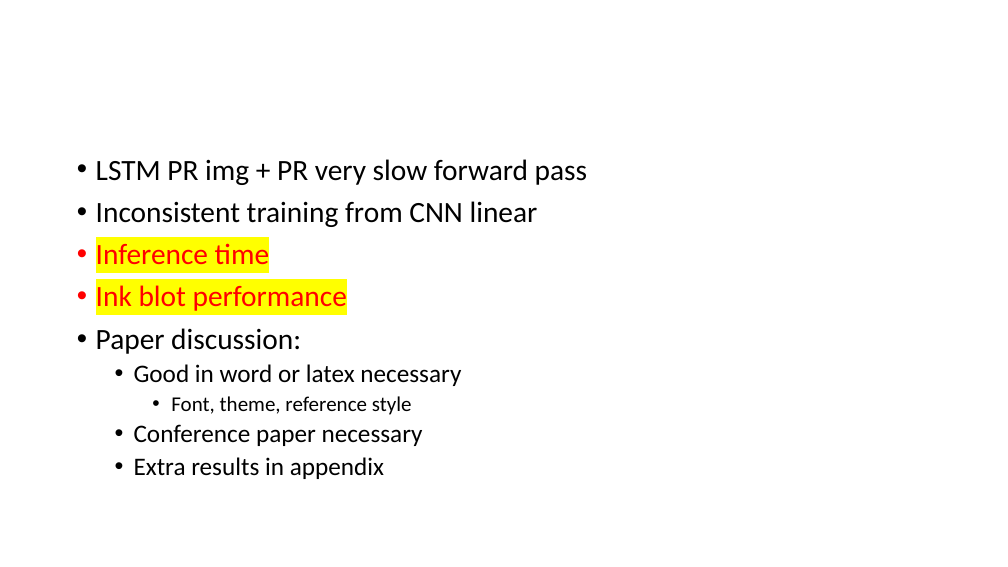
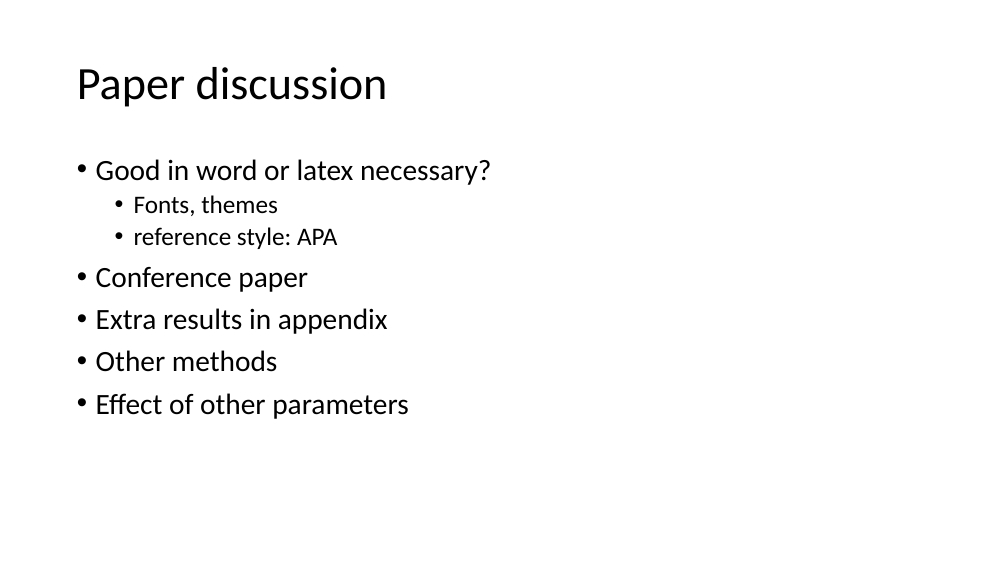
Before and after one commit to lancedw/3D-state-prediction-for-surface-vessels-using-IMU-data-and-images, a slide deck: slide 8 of Documentation/Presentations/Meeting 20-05-2022.pptx (slide 2 before the commit). Drawn at 1008x567 pixels with LibreOffice and Linux fonts; fonts in the diff are those of the drawing. Boxes give left, top, right and bottom in pixels: in the first picture for what was removed or moved away, otherwise in the second. Text is boxed around its words. In the diff, an @@ line names an element or a change of style, - is before the commit and + after.

Commit message:
paper

```diff
--- a/Documentation/Presentations/Meeting 20-05-2022.pptx
+++ b/Documentation/Presentations/Meeting 20-05-2022.pptx
@@ title added at [77,67,388,107], 44 pt, text #000000 @@
+Paper discussion
@@ text at [96,159,491,292]: text changed @@
-• LSTM PR img + PR very slow forward pass
-• Inconsistent training from CNN linear
-• Inference time
-• Ink blot performance
-• Paper discussion:
-  • Good in word or latex necessary
-    • Font, theme, reference style
-  • Conference paper necessary
+• Good in word or latex necessary?
+  • Fonts, themes
+  • reference style: APA
+• Conference paper
@@ text at [96,308,388,334]: size 24 to 28 pt in "Extra results in appendix"; list level 2 to 1 in "Extra results in appendix" @@
@@ text at [96,350,408,419]: paragraphs added @@
+• Other methods
+• Effect of other parameters
```
Also in this commit, not shown: 7 slides added, 4 other files.
